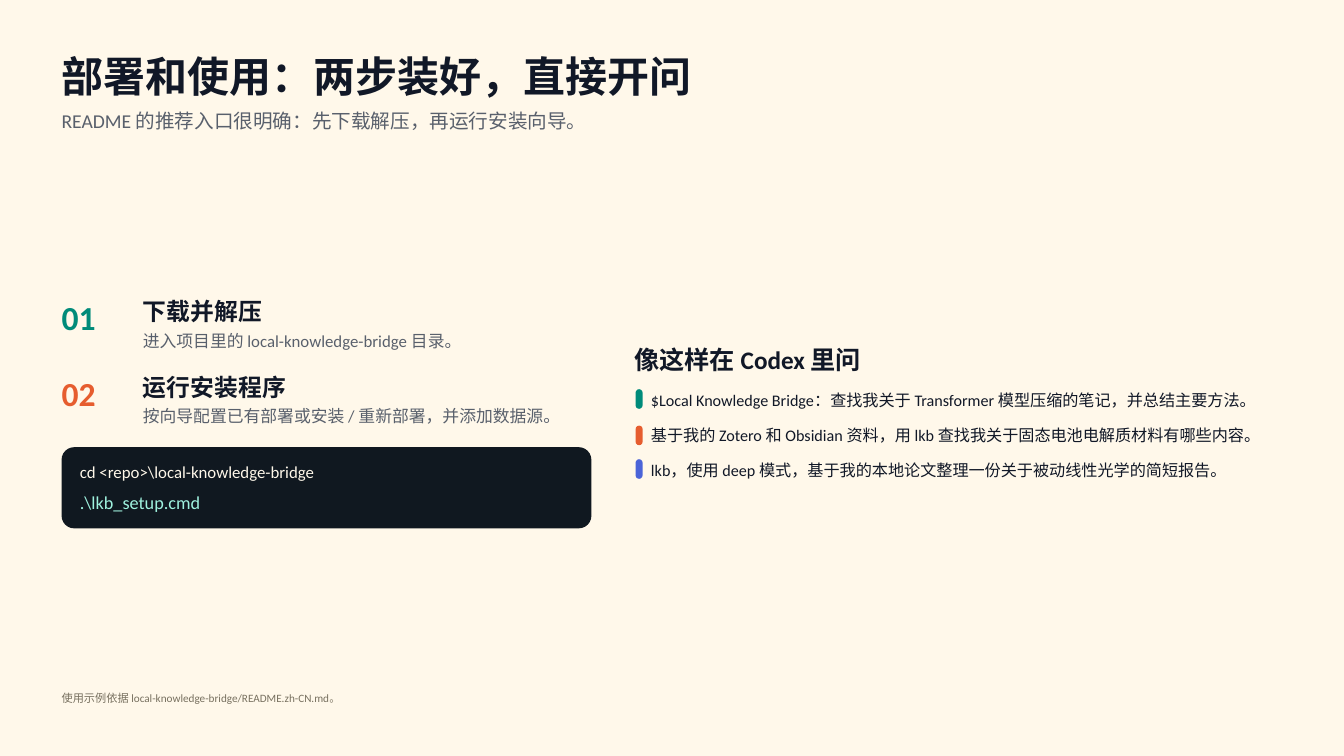
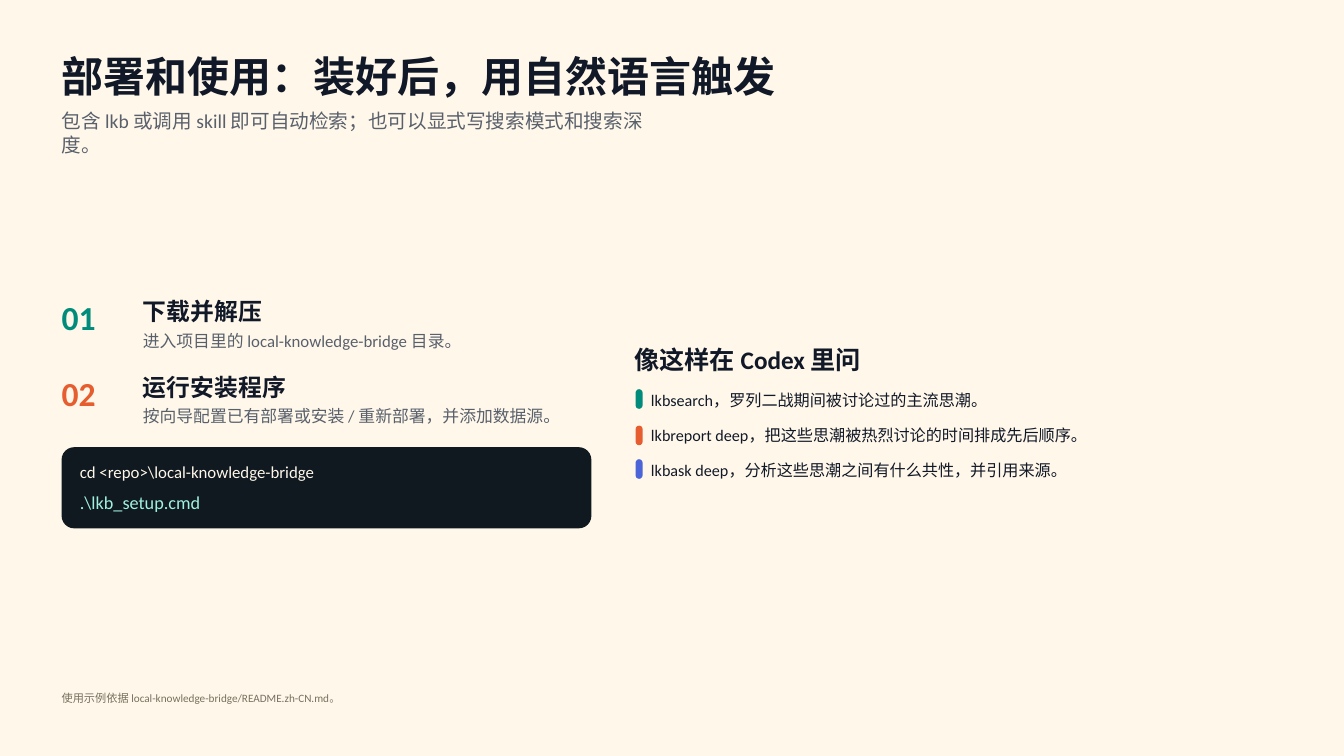
Before and after one commit to kiiichi/local-knowledge-bridge, a slide deck: slide 4 of presentation/lkb_intro/output/output.pptx. Drawn at 1344x756 pixels with LibreOffice and Linux fonts; fonts in the diff are those of the drawing. Boxes give left, top, right and bottom in pixels: in the first picture for what was removed or moved away, otherwise in the second. Text is boxed around its words. In the diff, an @@ line names an element or a change of style, - is before the commit and + after.

Commit message:
Clarify LKB modes and search depth
Improve user guidance for Local Knowledge Bridge by separating "search mode" (lkbsearch / lkbreport / lkbask / automatic) from "search depth" (fast / balanced / deep / auto). Update English and Chinese READMEs, SKILL.md, the presentation script and slides, and example prompts to show mode+depth combinations and add the `auto` shorthand for letting Codex choose. Also refresh associated presentation assets (PPTX and images) to match the new text and examples.

```diff
--- a/presentation/lkb_intro/output/output.pptx
+++ b/presentation/lkb_intro/output/output.pptx
@@ text at <box>62,56,776,98</box>: text changed @@
-部署和使用：两步装好，直接开问
+部署和使用：装好后，用自然语言触发
@@ text at <box>62,111,643,131</box>: text changed @@
-README 的推荐入口很明确：先下载解压，再运行安装向导。
+包含 lkb 或调用 skill 即可自动检索；也可以显式写搜索模式和搜索深度。
@@ text at <box>651,393,987,408</box>: text changed @@
-$Local Knowledge Bridge：查找我关于 Transformer 模型压缩的笔记，并总结主要方法。
+lkbsearch，罗列二战期间被讨论过的主流思潮。
@@ text at <box>651,428,1087,444</box>: text changed @@
-基于我的 Zotero 和 Obsidian 资料，用 lkb 查找我关于固态电池电解质材料有哪些内容。
+lkbreport deep，把这些思潮被热烈讨论的时间排成先后顺序。
@@ text at <box>651,463,1067,479</box>: text changed @@
-lkb，使用 deep 模式，基于我的本地论文整理一份关于被动线性光学的简短报告。
+lkbask deep，分析这些思潮之间有什么共性，并引用来源。
```
Also in this commit, not shown: 1 other slide changed, 10 other files.
